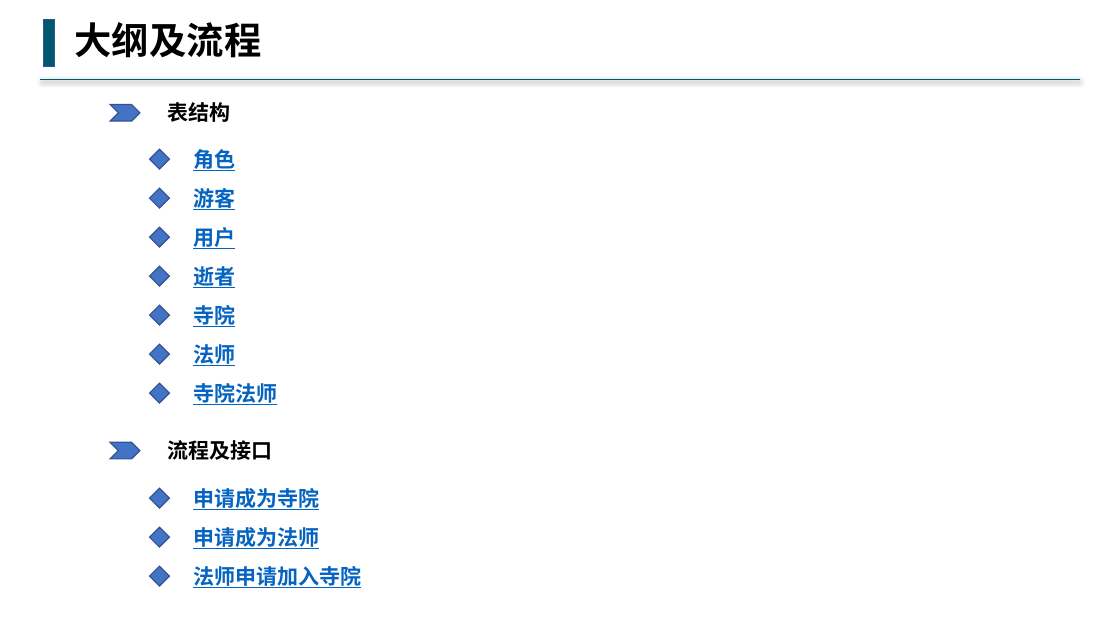
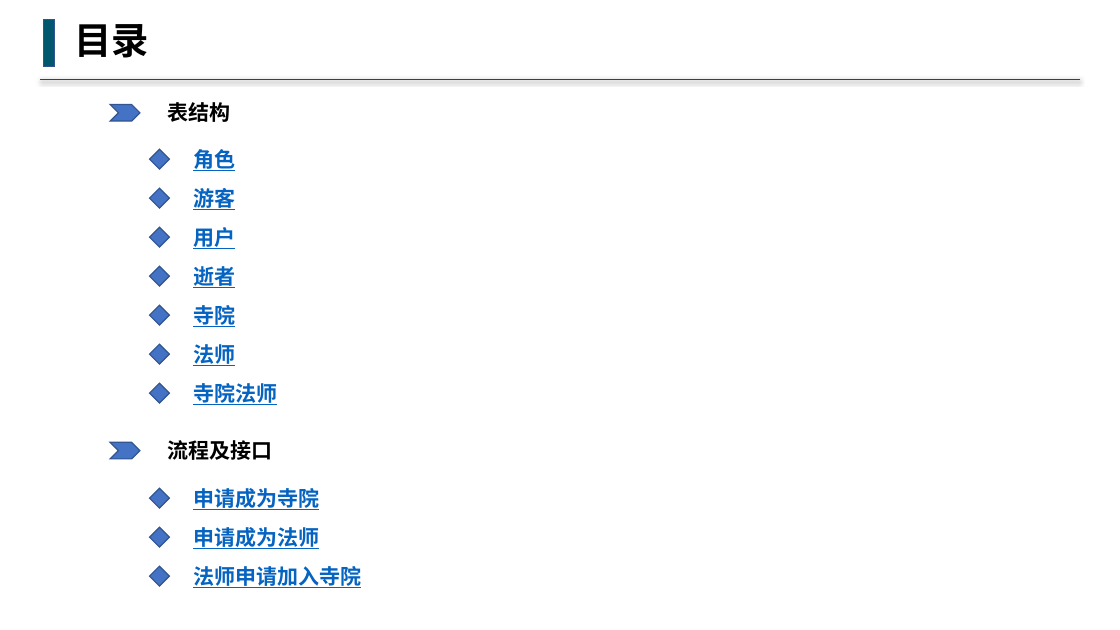
Before and after one commit to buddhachain/buddhaContract, a slide deck: slide 1 of doc/02.角色.pptx. Drawn at 1120x630 pixels with LibreOffice and Linux fonts; fonts in the diff are those of the drawing. Boxes give left, top, right and bottom in pixels: in the first picture for what was removed or moved away, otherwise in the second. Text is boxed around its words. In the diff, an @@ line names an element or a change of style, - is before the commit and + after.

```diff
--- a/doc/02.角色.pptx
+++ b/doc/02.角色.pptx
@@ text at [75, 24, 150, 58]: text changed @@
-大纲及流程
+目录
```
Also in this commit, not shown: 3 other slides changed, 1 other file.
